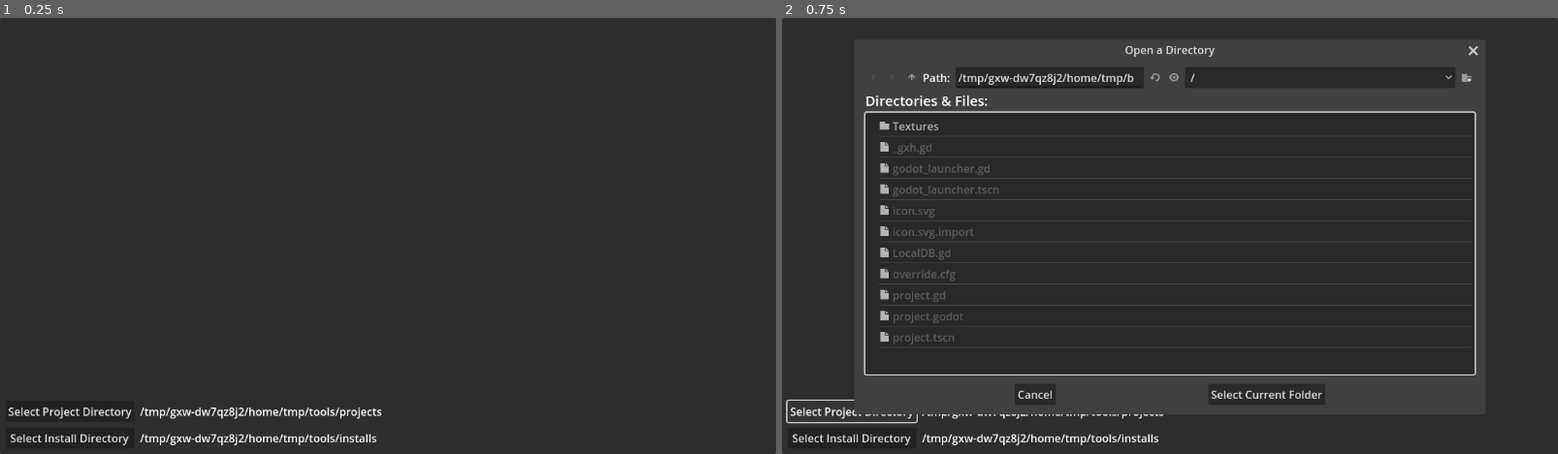
Above: before the commit, frames 1-2 (left to right).
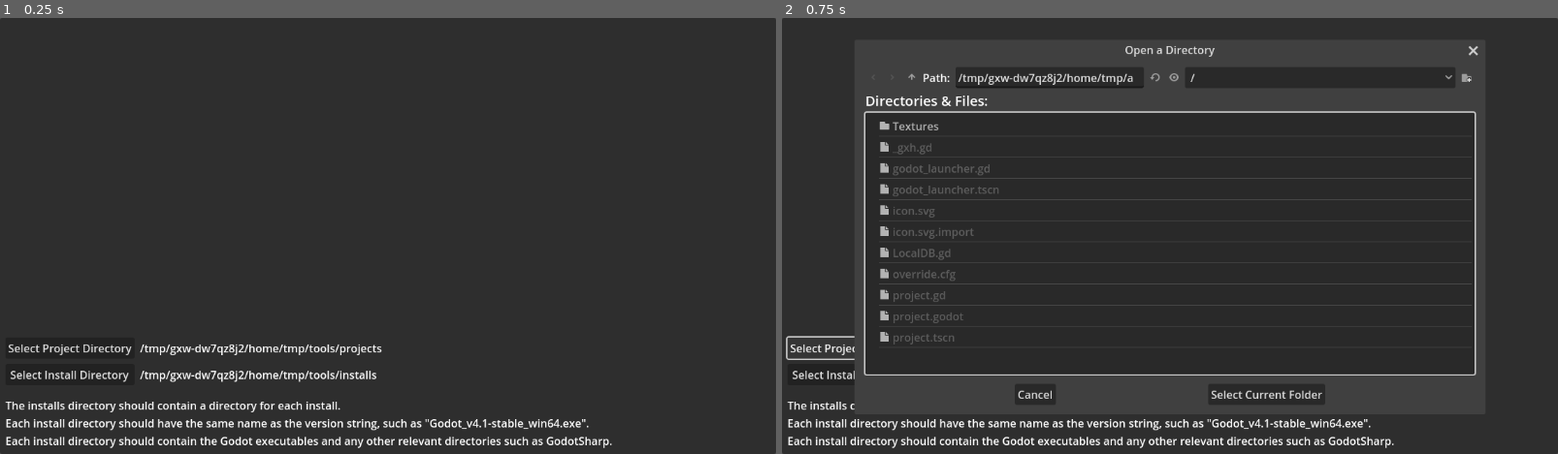
Above: after the commit, the same moments.

Repository: tom-schultz/Godot-Launcher
Game: Godot game, scene res://godot_launcher.tscn
Same seed, same stepped clock (60 frames per second), same inputs: the game is played once before the commit and once after it.
Inputs:
- Up to frame 1 (0.25 s): no input
- Up to frame 2 (0.75 s): click "Select Project Directory" at 0.5 s

The runs differ from the first frame. In frame 1, 3.7% of the frame differs, in the area x 0-79%, y 74-99%; in frame 2, 2.5%.

Commit message:
Switching back to executables in their own directories for mono, also instructions.

Diff:
--- a/godot_launcher.gd
+++ b/godot_launcher.gd
@@ -58,7 +58,8 @@
 
 		var new_project = _project_scene.instantiate()
 		%ProjectContainer.add_child(new_project)
-		new_project.setup(project, godot_version, "%s/%s" % [_install_dir, godot_version], project_path)
+		var exe_filename = godot_version.trim_suffix(".exe") + ".exe"
+		new_project.setup(project, godot_version, "%s/%s/%s" % [_install_dir, godot_version, exe_filename], project_path)
 
 func _get_maj_minor(project_file_path):
 	var config_file = ConfigFile.new()
--- a/godot_launcher.tscn
+++ b/godot_launcher.tscn
@@ -1,6 +1,8 @@
-[gd_scene load_steps=2 format=3 uid="uid://cet2t7cohoa86"]
+[gd_scene load_steps=3 format=3 uid="uid://cet2t7cohoa86"]
 
 [ext_resource type="Script" path="res://godot_launcher.gd" id="1_noahr"]
+
+[sub_resource type="StyleBoxEmpty" id="StyleBoxEmpty_lra51"]
 
 [node name="GodotLauncher" type="Control"]
 layout_mode = 3
@@ -90,3 +92,14 @@
 text = "./installs"
 clip_text = true
 text_overrun_behavior = 3
+
+[node name="HSeparator" type="HSeparator" parent="PanelContainer/MarginContainer/VBoxContainer"]
+layout_mode = 2
+theme_override_constants/separation = 10
+theme_override_styles/separator = SubResource("StyleBoxEmpty_lra51")
+
+[node name="Label" type="Label" parent="PanelContainer/MarginContainer/VBoxContainer"]
+layout_mode = 2
+text = "The installs directory should contain a directory for each install.
+Each install directory should have the same name as the version string, such as \"Godot_v4.1-stable_win64.exe\".
+Each install directory should contain the Godot executables and any other relevant directories such as GodotSharp."
